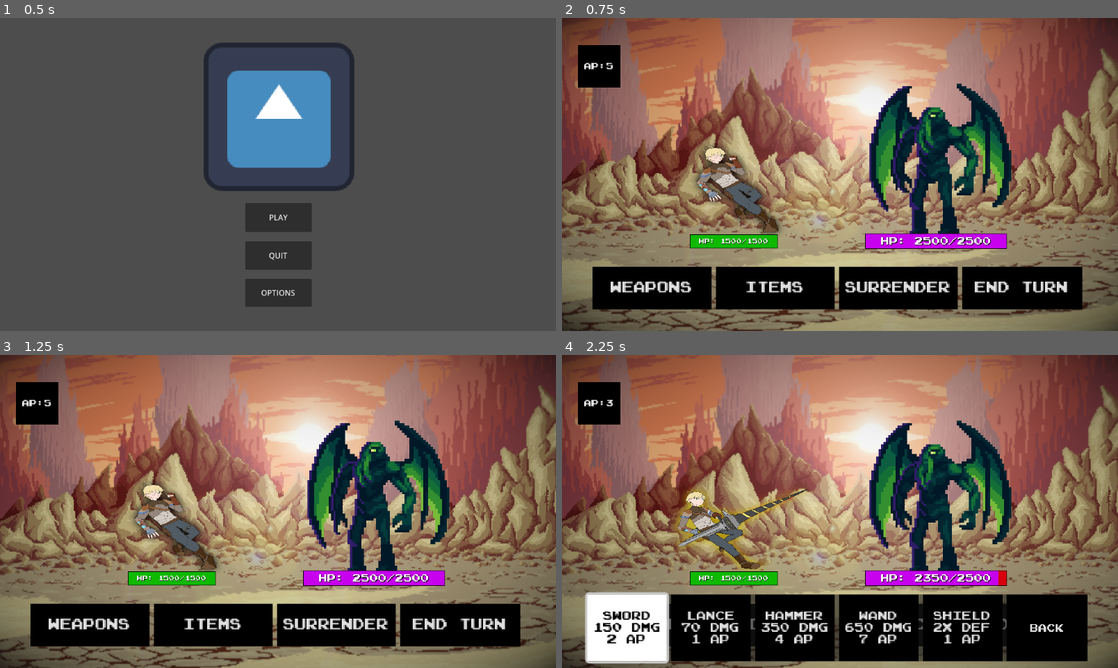
Above: before the commit, frames 1-4 (two rows, left to right).
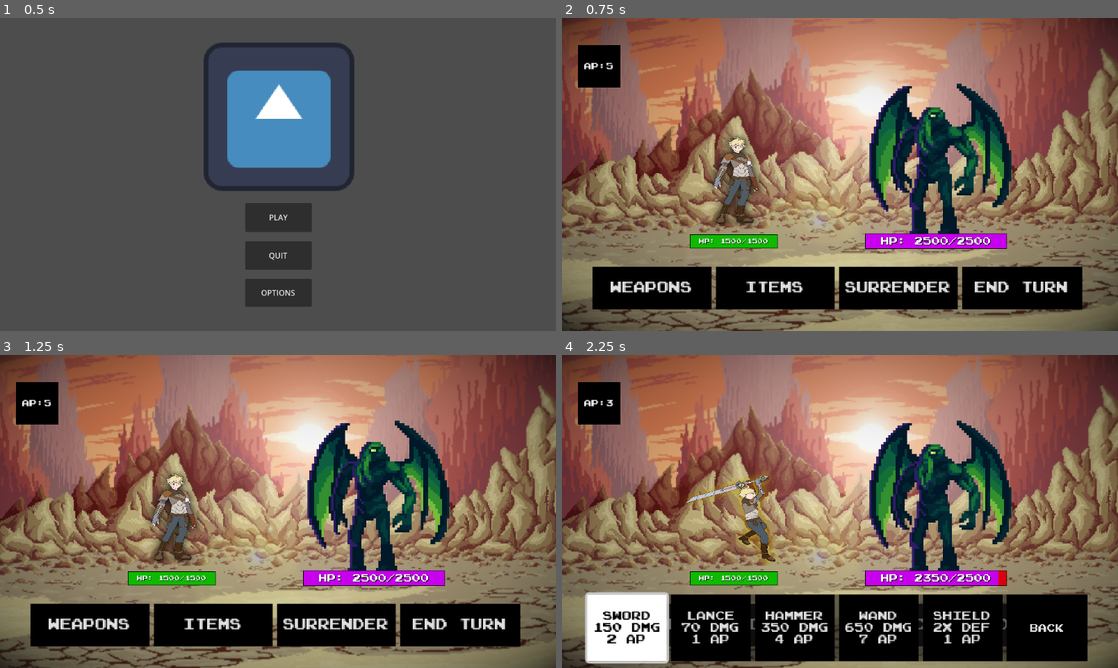
Above: after the commit, the same moments.

Repository: ElerosVecchio/OBL_TeamC
Game: Godot game, scene res://MainMenu/main_menu.tscn
The game is run twice, just before and just after one commit, with the same random seed, the same clock (stepped at 60 frames per second) and the same inputs. The engine's default icon, where the game draws it, is replaced by a stand-in: a white triangle on a blue panel in a dark square.
Inputs:
- Up to frame 1 (0.5 s): no input
- Up to frame 2 (0.75 s): click "PLAY" at 0.5 s
- Up to frame 3 (1.25 s): no input
- Up to frame 4 (2.25 s): click "Weapons" at 1.25 s; click "Sword 150 DMG 2 AP" at 2 s

Frame 1 is identical in both runs. In frame 2, 2.4% of the frame differs, in the area x 23-40%, y 37-70%; in frame 3, 2.4%; in frame 4, 3.1%, in the area x 20-45%, y 38-70%.

Commit message:
W Animation Update

Diff:
--- a/TurnBasedSystem&Scene/Global.gd
+++ b/TurnBasedSystem&Scene/Global.gd
@@ -30,6 +30,8 @@
 
 var playerattacking = false
 var current_attack = 'Hammer'
+var drinkingpotion = false
+var current_potion = 'AP Potion'
 
 var bbegdefeated = false
 var playerdefeated = false
--- a/TurnBasedSystem&Scene/hero.gd
+++ b/TurnBasedSystem&Scene/hero.gd
@@ -6,6 +6,7 @@
 	hero_animations()
 	update_health()
 	attacking()
+	potion()
 	hurt()
 	defeat()
 
@@ -26,11 +27,28 @@
 			$AnimatedSprite2D.play('Hammer')
 		elif Global.current_attack == 'Spear':
 			$AnimatedSprite2D.play('Spear')
+		elif Global.current_attack == 'Sword':
+			$AnimatedSprite2D.play('Sword')
+		elif Global.current_attack == 'Shield':
+			$AnimatedSprite2D.play('Shield')
 		await $AnimatedSprite2D.animation_finished
 		Global.playerattacking = false
 		not_idle = false
 	else:
 		pass
+
+func potion():
+	if Global.drinkingpotion == true:
+		not_idle = true
+		if Global.current_potion == 'AP Potion':
+			$AnimatedSprite2D.play('AP Potion')
+		elif Global.current_potion == 'HP Potion':
+			$AnimatedSprite2D.play('HP Potion')
+		elif Global.current_potion == 'DMG Potion':
+			$AnimatedSprite2D.play('DMG Potion')
+		await $AnimatedSprite2D.animation_finished
+		Global.drinkingpotion = false
+		not_idle = false
 
 func hurt():
 	if Global.enemyturn == true:
--- a/TurnBasedSystem&Scene/hero.tscn
+++ b/TurnBasedSystem&Scene/hero.tscn
@@ -1,17 +1,94 @@
-[gd_scene load_steps=13 format=3 uid="uid://bmmai14isviqg"]
+[gd_scene load_steps=21 format=3 uid="uid://bmmai14isviqg"]
 
 [ext_resource type="Texture2D" uid="uid://cg0pen7o6qoqf" path="res://TurnBasedSystem&Scene/art/OBL art/fixed_hammer.png" id="1_hnoah"]
 [ext_resource type="FontFile" uid="uid://dtyyb1av647aj" path="res://TurnBasedSystem&Scene/Placeholder Sprites/Super Mario Bros. NES.ttf" id="2_g2m40"]
+[ext_resource type="Texture2D" uid="uid://scvxr8kko0qn" path="res://TurnBasedSystem&Scene/art/OBL art/AP.png" id="2_i7hk2"]
 [ext_resource type="Texture2D" uid="uid://d3sfmpynq2kmk" path="res://TurnBasedSystem&Scene/art/OBL art/hammer_two.png" id="2_imy52"]
 [ext_resource type="Texture2D" uid="uid://cb8pfl7xcspmr" path="res://TurnBasedSystem&Scene/art/OBL art/fixed_hurt.png" id="3_0fnnd"]
+[ext_resource type="Texture2D" uid="uid://cvtyjlrgvreut" path="res://TurnBasedSystem&Scene/art/OBL art/DMG.png" id="3_1sfc7"]
 [ext_resource type="Texture2D" uid="uid://d2p7vlcrsdipx" path="res://TurnBasedSystem&Scene/art/OBL art/hurt_two.png" id="4_0rbqk"]
+[ext_resource type="Texture2D" uid="uid://da63thufh3rxg" path="res://TurnBasedSystem&Scene/art/OBL art/HP.png" id="4_ag288"]
+[ext_resource type="Texture2D" uid="uid://b5anhwv6v1b66" path="res://TurnBasedSystem&Scene/art/OBL art/IDLE2.png" id="5_r1aiy"]
 [ext_resource type="Texture2D" uid="uid://c151e4k5w3v3r" path="res://TurnBasedSystem&Scene/art/OBL art/fixed_spear.png" id="5_y3xpr"]
+[ext_resource type="Texture2D" uid="uid://drchcs2x52odl" path="res://TurnBasedSystem&Scene/art/OBL art/SHIELD.png" id="6_el7kv"]
 [ext_resource type="Texture2D" uid="uid://fb538x48trcs" path="res://TurnBasedSystem&Scene/art/OBL art/spear_two.png" id="6_fbxlr"]
+[ext_resource type="Texture2D" uid="uid://dxefv1mnsrcdb" path="res://TurnBasedSystem&Scene/art/OBL art/SHIELD2.png" id="7_bvk6j"]
+[ext_resource type="Texture2D" uid="uid://dfws6xje2b1k5" path="res://TurnBasedSystem&Scene/art/OBL art/SWORDATK.png" id="10_qm0f7"]
+[ext_resource type="Texture2D" uid="uid://d3k32ya7t7477" path="res://TurnBasedSystem&Scene/art/OBL art/SWORDATK2.png" id="11_m407i"]
 
 [sub_resource type="SpriteFrames" id="SpriteFrames_l77hm"]
 animations = [{
 "frames": [{
 "duration": 1.0,
+"texture": ExtResource("5_r1aiy")
+}, {
+"duration": 1.0,
+"texture": ExtResource("2_i7hk2")
+}, {
+"duration": 1.0,
+"texture": ExtResource("5_r1aiy")
+}, {
+"duration": 1.0,
+"texture": ExtResource("2_i7hk2")
+}, {
+"duration": 1.0,
+"texture": ExtResource("5_r1aiy")
+}, {
+"duration": 1.0,
+"texture": ExtResource("2_i7hk2")
+}],
+"loop": false,
+"name": &"AP Potion",
+"speed": 8.0
+}, {
+"frames": [{
+"duration": 1.0,
+"texture": ExtResource("5_r1aiy")
+}, {
+"duration": 1.0,
+"texture": ExtResource("3_1sfc7")
+}, {
+"duration": 1.0,
+"texture": ExtResource("5_r1aiy")
+}, {
+"duration": 1.0,
+"texture": ExtResource("3_1sfc7")
+}, {
+"duration": 1.0,
+"texture": ExtResource("5_r1aiy")
+}, {
+"duration": 1.0,
+"texture": ExtResource("3_1sfc7")
+}],
+"loop": false,
+"name": &"DMG Potion",
+"speed": 8.0
+}, {
+"frames": [{
+"duration": 1.0,
+"texture": ExtResource("5_r1aiy")
+}, {
+"duration": 1.0,
+"texture": ExtResource("4_ag288")
+}, {
+"duration": 1.0,
+"texture": ExtResource("5_r1aiy")
+}, {
+"duration": 1.0,
+"texture": ExtResource("4_ag288")
+}, {
+"duration": 1.0,
+"texture": ExtResource("5_r1aiy")
+}, {
+"duration": 1.0,
+"texture": ExtResource("4_ag288")
+}],
+"loop": false,
+"name": &"HP Potion",
+"speed": 8.0
+}, {
+"frames": [{
+"duration": 1.0,
 "texture": ExtResource("1_hnoah")
 }, {
 "duration": 1.0,
@@ -61,7 +138,7 @@
 }, {
 "frames": [{
 "duration": 1.0,
-"texture": ExtResource("3_0fnnd")
+"texture": ExtResource("5_r1aiy")
 }],
 "loop": false,
 "name": &"Idle",
@@ -69,6 +146,29 @@
 }, {
 "frames": [{
 "duration": 1.0,
+"texture": ExtResource("6_el7kv")
+}, {
+"duration": 1.0,
+"texture": ExtResource("7_bvk6j")
+}, {
+"duration": 1.0,
+"texture": ExtResource("6_el7kv")
+}, {
+"duration": 1.0,
+"texture": ExtResource("7_bvk6j")
+}, {
+"duration": 1.0,
+"texture": ExtResource("6_el7kv")
+}, {
+"duration": 1.0,
+"texture": ExtResource("7_bvk6j")
+}],
+"loop": false,
+"name": &"Shield",
+"speed": 8.0
+}, {
+"frames": [{
+"duration": 1.0,
 "texture": ExtResource("5_y3xpr")
 }, {
 "duration": 1.0,
@@ -88,6 +188,29 @@
 }],
 "loop": false,
 "name": &"Spear",
+"speed": 8.0
+}, {
+"frames": [{
+"duration": 1.0,
+"texture": ExtResource("10_qm0f7")
+}, {
+"duration": 1.0,
+"texture": ExtResource("11_m407i")
+}, {
+"duration": 1.0,
+"texture": ExtResource("10_qm0f7")
+}, {
+"duration": 1.0,
+"texture": ExtResource("11_m407i")
+}, {
+"duration": 1.0,
+"texture": ExtResource("10_qm0f7")
+}, {
+"duration": 1.0,
+"texture": ExtResource("11_m407i")
+}],
+"loop": false,
+"name": &"Sword",
 "speed": 8.0
 }]
 
@@ -114,10 +237,12 @@
 [node name="hero" type="CharacterBody2D"]
 
 [node name="AnimatedSprite2D" type="AnimatedSprite2D" parent="."]
-position = Vector2(6, -27)
+position = Vector2(4, -31)
 scale = Vector2(0.0865, 0.0658271)
 sprite_frames = SubResource("SpriteFrames_l77hm")
-animation = &"Hammer"
+animation = &"HP Potion"
+frame = 5
+frame_progress = 1.0
 
 [node name="CollisionShape2D" type="CollisionShape2D" parent="."]
 visible = false
--- a/TurnBasedSystem&Scene/world.gd
+++ b/TurnBasedSystem&Scene/world.gd
@@ -67,7 +67,7 @@
 	$ActionsPanel.show()
 
 func _on_lightning_bolt_pressed(): #sword
-	Global.current_attack = 'Spear'
+	Global.current_attack = 'Sword'
 	if Global.actionpoints >= 2:
 		Global.playerattacking = true
 		crit = randi() % 100
@@ -119,7 +119,7 @@
 		$NoMoreAP.show()
 
 func _on_shield_pressed():
-	Global.current_attack = 'Hammer'
+	Global.current_attack = 'Shield'
 	if Global.actionpoints >= 1:
 		Global.playerattacking = true
 		Global.bbegcurrenthealth -= Global.shielddamage
@@ -242,6 +242,8 @@
 	if can_potion == false:
 		$Debuff.show()
 	elif Global.healthpotions != 0 and can_potion == true:
+		Global.current_potion = 'HP Potion'
+		Global.drinkingpotion = true
 		Global.healthpotions -= 1
 		if Global.playercurrenthealth >= Global.playermaxhealth * 0.7: #checks if player current health is above 70%
 			Global.playercurrenthealth = Global.playermaxhealth
@@ -255,6 +257,8 @@
 	if can_potion == false:
 		$Debuff.show()
 	elif Global.appotions != 0 and can_potion == true:
+		Global.current_potion = 'AP Potion'
+		Global.drinkingpotion = true
 		Global.appotions -= 1
 		Global.actionpoints += 2
 
@@ -266,6 +270,8 @@
 	if can_potion == false:
 		$Debuff.show()
 	elif Global.damagepotions != 0 and can_potion == true:
+		Global.current_potion = 'DMG Potion'
+		Global.drinkingpotion = true
 		damage_potion_consumed = true
 		Global.damagepotions -= 1
 		Global.sworddamage += 50
Binary file added: TurnBasedSystem&Scene/art/OBL art/AP.png
Not shown, added: TurnBasedSystem&Scene/art/OBL art/AP.png.import
Binary file added: TurnBasedSystem&Scene/art/OBL art/DMG.png
Not shown, added: TurnBasedSystem&Scene/art/OBL art/DMG.png.import
Binary file added: TurnBasedSystem&Scene/art/OBL art/HP.png
Not shown, added: TurnBasedSystem&Scene/art/OBL art/HP.png.import
Binary file added: TurnBasedSystem&Scene/art/OBL art/IDLE.png
Not shown, added: TurnBasedSystem&Scene/art/OBL art/IDLE.png.import
Binary file added: TurnBasedSystem&Scene/art/OBL art/IDLE2.png
Not shown, added: TurnBasedSystem&Scene/art/OBL art/IDLE2.png.import
Binary file added: TurnBasedSystem&Scene/art/OBL art/SHIELD.png
Not shown, added: TurnBasedSystem&Scene/art/OBL art/SHIELD.png.import
(and 10 more such lines)
